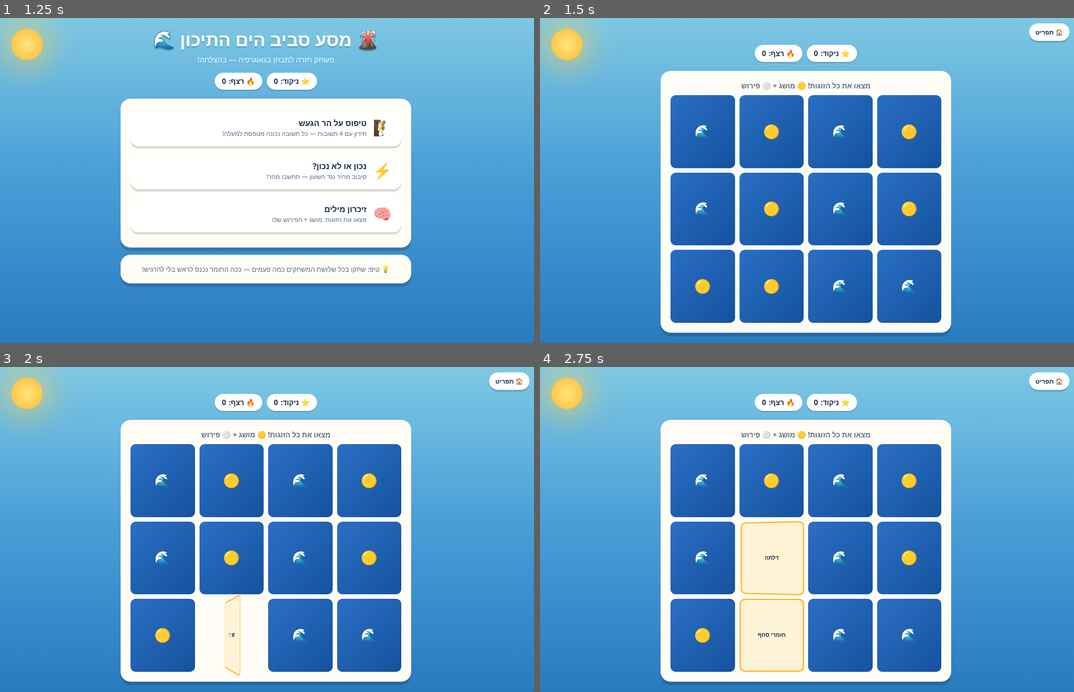
Above: before the commit, frames 1-4 (two rows, left to right).
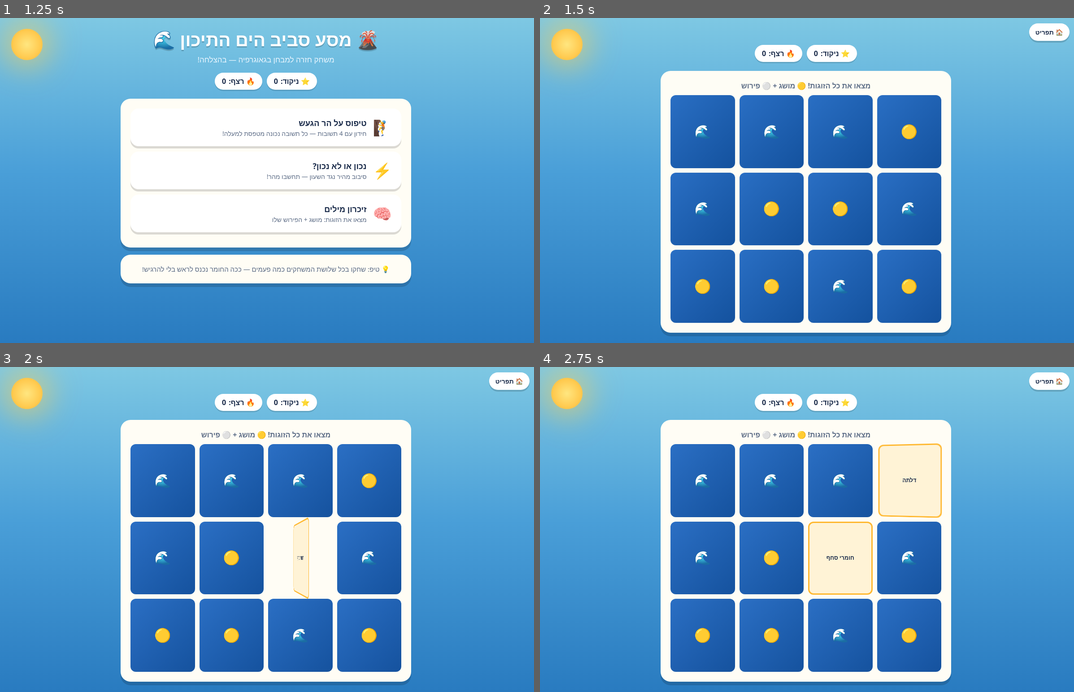
Above: after the commit, the same moments.

Repository: ohadk/homeworks-games
Game: browser game, page ido/geography/2026-11-16-mediterranean/index.html
Same seed, same stepped clock (60 frames per second), same inputs: the game is played once before the commit and once after it.
Inputs:
- Up to frame 1 (1.25 s): no input
- Up to frame 2 (1.5 s): click "🧠 זיכרון מילים מצאו את הזוגות…" at 1.27 s
- Up to frame 3 (2 s): click "🟡 חומרי סחף" at 1.87 s
- Up to frame 4 (2.75 s): click "🟡 דלתה" at 2.47 s

Frame 1 is identical in both runs. In frame 2, 0.4% of the frame differs, in the area x 41-71%, y 32-85%; in frame 3, 5.7%; in frame 4, 11%, in the area x 37-76%, y 23-94%.

Commit message:
Cover the full chapter: rivers per country, island terms, coast strips, south countries, lower ridges, Knossos
Co-Authored-By: Claude Fable 5 <noreply@anthropic.com>

Diff:
--- a/ido/geography/2026-11-16-mediterranean/index.html
+++ b/ido/geography/2026-11-16-mediterranean/index.html
@@ -271,6 +271,34 @@
     fact: "הצד הצפוני גשום — ולכן זורמים בו נהרות גדולים ועצומים." },
   { q: "מה נוצר לאורך נהרות שזורמים במקומות צרים בין הרים?", a: ["עמקים צרים ועמוקים (קניונים)", "איים", "דיונות חול", "הרי געש"],
     fact: "העמקים הצרים האלה הם אתרים מהממים לטיולים ולקיאקים!" },
+  { q: "באיזו מדינה זורם נהר הפו?", a: ["איטליה", "ספרד", "צרפת", "מצרים"],
+    fact: "ארבעה נהרות גדולים נשפכים לים התיכון, כל אחד במדינה אחרת: הפו באיטליה, הרון בצרפת, האברו בספרד והנילוס במצרים." },
+  { q: "באיזו מדינה זורם נהר האברו?", a: ["ספרד", "איטליה", "טורקיה", "יוון"],
+    fact: "לזכור את הארבעה: אברו-ספרד, רון-צרפת, פו-איטליה, נילוס-מצרים." },
+  { q: "באיזו מדינה זורם נהר הרון?", a: ["צרפת", "ספרד", "איטליה", "לוב"],
+    fact: "הרון זורם בצרפת ונשפך אל הים התיכון." },
+  { q: "מהו חצי אי?", a: ["יבשה מוקפת ים שמחוברת ליבשה בצד אחד", "יבשה מוקפת מים מכל הצדדים", "אי קטן במיוחד", "חוף חולי רחב"],
+    fact: "אי מוקף מים מכל הצדדים — חצי אי נשאר מחובר ליבשה בצד אחד." },
+  { q: "מהו אי?", a: ["שטח יבשה שמוקף מים מכל הצדדים", "הר בתוך הים", "שטח שמחובר ליבשה בצד אחד", "חוף עם מפרצים"],
+    fact: "רוב האיים של הים התיכון נמצאים בחלקו הצפוני." },
+  { q: "איך נראית רצועת החוף בחלק הצפוני של הים התיכון?", a: ["צרה, כי ההרים יורדים כמעט עד הים", "רחבה ומדברית", "מכוסה דיונות חול בלבד", "אין שם חוף בכלל"],
+    fact: "בדרום ובמזרח, לעומת זאת, רצועת החוף רחבה, ישרה ונמוכה." },
+  { q: "אילו מדינות נמצאות מדרום לים התיכון?", a: ["מצרים, לוב, תוניסיה, אלג'יריה ומרוקו", "ספרד, צרפת ואיטליה", "יוון וטורקיה", "ישראל ולבנון"],
+    fact: "לאורך החוף הדרומי נמשכים מישורים אל תוך מדבר הסהרה שביבשת אפריקה." },
+  { q: "למה בעמקי הנהרות הרחבים גרים אנשים רבים?", a: ["כי השטח נוח למגורים ויש בו מים", "כי קר שם מאוד", "כי יש שם הרי געש", "כי אין שם בכלל מים"],
+    fact: "נהרות גדולים יוצרים בדרכם לים עמקים רחבי ידיים — נוחים לחיים ולחקלאות." },
+  { q: "מה ההבדל בין נהר לנחל?", a: ["נהר רחב וארוך וזורמים בו מים רבים כל השנה", "נהר קטן יותר מנחל", "אין שום הבדל", "נחל זורם רק בתוך הים"],
+    fact: "ונחל יכול להיות אכזב (זורם רק אחרי גשם) או איתן (זורם כל השנה)." },
+  { q: "מה קרה לעיר כנוסוס שבאי כרתים?", a: ["נפגעה מגלי צונאמי אחרי התפרצות סנטוריני", "נקברה בלבה של אטנה", "שקעה בחול המדבר", "הפכה לרמה"],
+    fact: "ההתפרצות האדירה בסנטוריני לפני כ-3,000 שנה הרימה גלים עצומים שהגיעו עד כרתים." },
+  { q: "איפה נמצא רכס הרי הפירנאים?", a: ["בספרד", "בטורקיה", "באיטליה", "בישראל"],
+    fact: "הרכסים הפחות גבוהים: האפנינים באיטליה, הטאורוס בטורקיה והפירנאים בספרד." },
+  { q: "איפה נמצא רכס הרי הטאורוס?", a: ["בטורקיה", "ביוון", "בספרד", "במצרים"],
+    fact: "ורכס האפנינים נמצא באיטליה." },
+  { q: "הרי הגליל בישראל הם דוגמה ל...", a: ["הרים נמוכים", "הרים גבוהים מאוד", "הרי געש פעילים", "רמות"],
+    fact: "סביב הים התיכון יש רכסים גבוהים מאוד (האלפים), גבוהים פחות (האפנינים) ונמוכים (הגליל)." },
+  { q: "על פני מה משתרע רכס הרי האלפים?", a: ["כמה מדינות באירופה", "מדינה אחת בלבד", "צפון אפריקה", "האי סיציליה"],
+    fact: "והפסגה הגבוהה ברכס היא המון בלאן — כ-4,800 מטר." },
 ];
 
 const TF = [
@@ -292,6 +320,16 @@
   { q: "קרום כדור הארץ עשוי מלוחות ענקיים שנעים לאט.", t: true, fact: "החיכוך בין הלוחות גורם לרעידות אדמה." },
   { q: "הים האגאי נמצא בין ספרד למרוקו.", t: false, fact: "הים האגאי נמצא בין יוון לטורקיה." },
   { q: "רמה היא אזור גבוה ששטוח מלמעלה.", t: true, fact: "יש רמות בספרד, בטורקיה, בסוריה ובלוב." },
+  { q: "חצי אי מוקף מים מכל הצדדים.", t: false, fact: "זה אי! חצי אי נשאר מחובר ליבשה בצד אחד." },
+  { q: "נהר הפו זורם באיטליה.", t: true, fact: "ארבעת הגדולים: פו-איטליה, רון-צרפת, אברו-ספרד, נילוס-מצרים." },
+  { q: "נהר האברו זורם ביוון.", t: false, fact: "האברו זורם בספרד." },
+  { q: "בדרום ובמזרח הים התיכון רצועת החוף רחבה וישרה.", t: true, fact: "ובצפון ההרים יורדים עד הים — ורצועת החוף צרה." },
+  { q: "הרי הגליל הם מההרים הגבוהים ביותר סביב הים התיכון.", t: false, fact: "הרי הגליל הם הרים נמוכים." },
+  { q: "העיר כנוסוס בכרתים נפגעה מגלי צונאמי.", t: true, fact: "הגלים נוצרו בהתפרצות הענקית של הר הגעש סנטוריני." },
+  { q: "הרי הפירנאים נמצאים בספרד.", t: true, fact: "האפנינים באיטליה והטאורוס בטורקיה." },
+  { q: "מרוקו ואלג'יריה נמצאות מצפון לים התיכון.", t: false, fact: "הן בדרום — בצפון יבשת אפריקה." },
+  { q: "בעמקי הנהרות הרחבים כמעט לא גרים אנשים.", t: false, fact: "להפך! עמקים רחבים נוחים למגורים וגרים בהם אנשים רבים." },
+  { q: "רוב הנהרות הגדולים נשפכים אל הים התיכון מצפון.", t: true, fact: "כי הצפון גשום. מדרום המדברי מגיע רק הנילוס." },
 ];
 
 const PAIRS = [
@@ -305,6 +343,11 @@
   { term: "צונאמי", def: "גלים ענקיים מרעידת אדמה בים" },
   { term: "חומרי סחף", def: "חול וסלעים קטנים שהנהר נושא" },
   { term: "מפרץ", def: "קטע ים שנכנס אל תוך היבשה" },
+  { term: "אי", def: "יבשה מוקפת מים מכל הצדדים" },
+  { term: "חצי אי", def: "יבשה מוקפת ים, מחוברת ליבשה בצד אחד" },
+  { term: "נהר", def: "אפיק רחב שזורמים בו מים רבים כל השנה" },
+  { term: "לוחות", def: "החלקים הענקיים של קרום כדור הארץ" },
+  { term: "קו חוף מפורץ", def: "חוף עם הרבה מפרצים וחצאי איים" },
 ];
 
 /* ================= STATE ================= */
